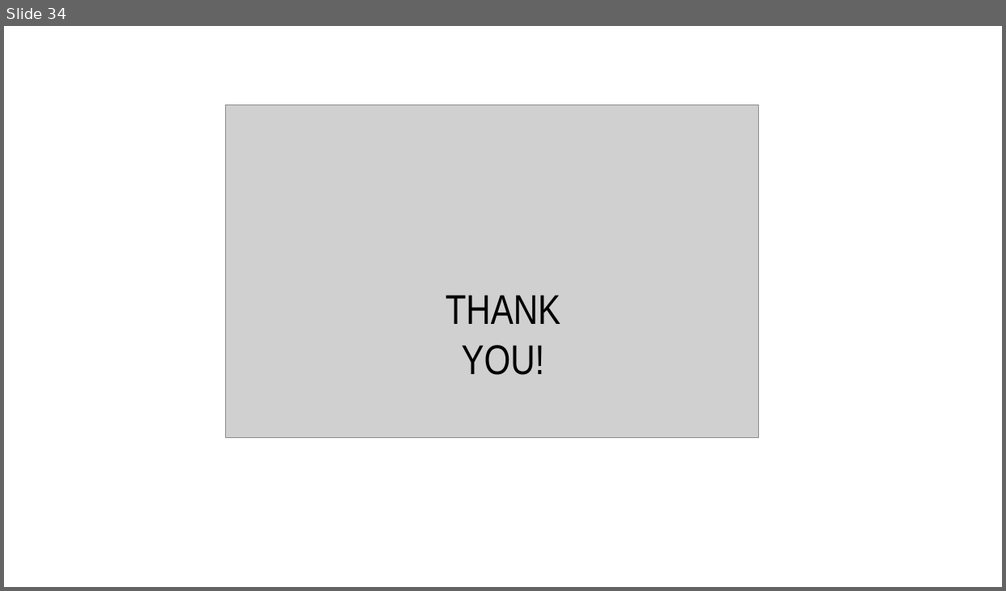
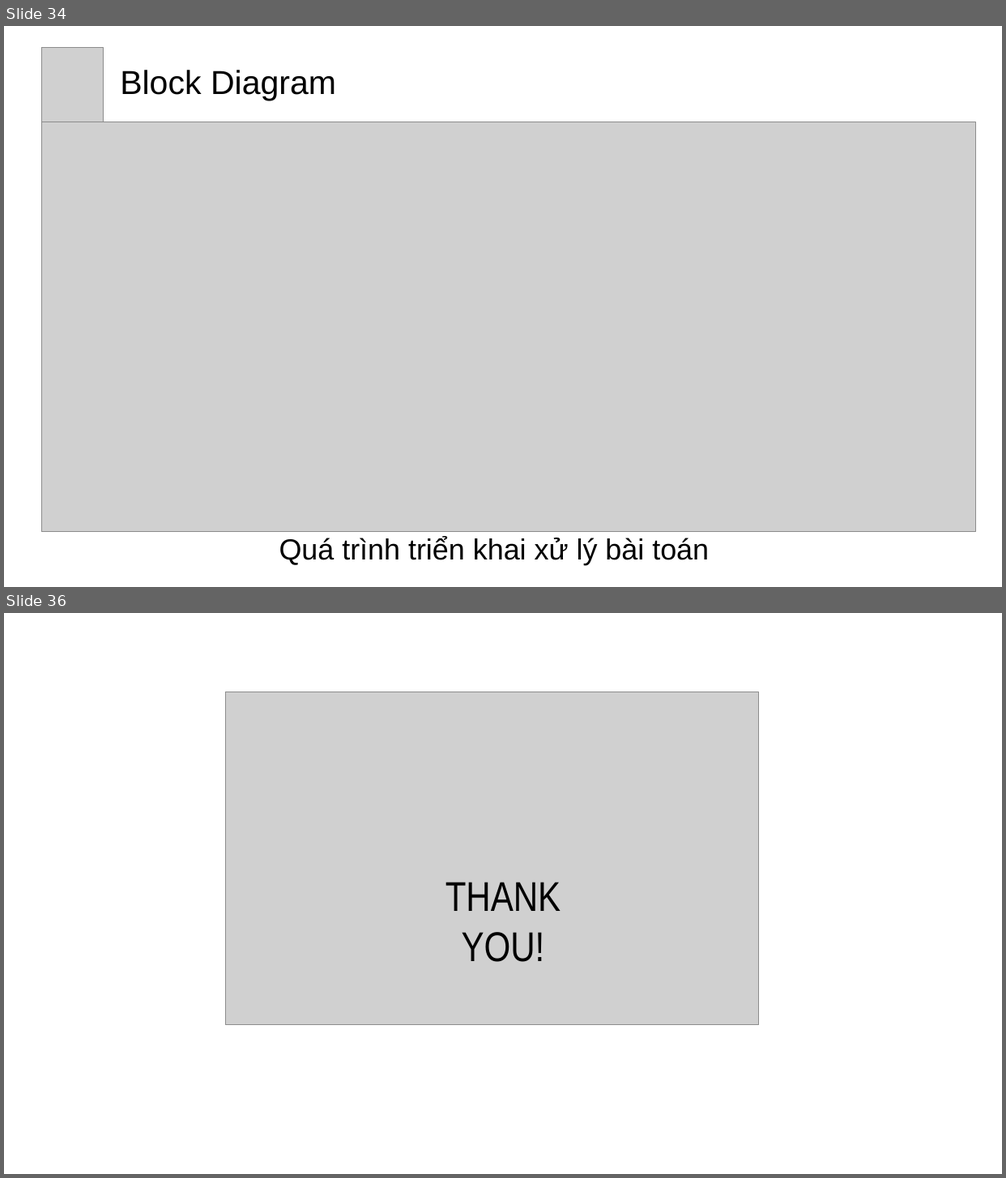
Before and after one commit to canqpham/machine_learning, a slide deck: EndReport-Male-slide.pptx. Shown one above the other, each under a label of ours: slide 34 before the commit, slides 34 and 36 after it; the slides between them are not shown. The pictures are 1006x591 and 1006x1178 pixels, drawn with LibreOffice and Linux fonts; fonts in the diff are those of the drawing; grey boxes stand for pictures. Boxes give left, top, right and bottom in pixels: in the first picture for what was removed or moved away, otherwise in the second. Text is boxed around its words. In the diff, an @@ line names an element or a change of style, - is before the commit and + after.

```diff
--- a/EndReport-Male-slide.pptx
+++ b/EndReport-Male-slide.pptx
@@ slide 34 added at (4, 26, 1002, 587), background #FFFFFF @@
@@ picture added at (41, 48, 104, 122) @@
@@ text added at (120, 70, 336, 101), 32 pt, text #000000 @@
+Block Diagram
@@ picture added at (41, 122, 976, 532) @@
@@ text added at (279, 537, 709, 565), 28 pt, text #000000 @@
+Quá trình triển khai xử lý bài toán
@@ what was slide 34 is now slide 36 @@
```
Also in this commit, not shown: 6 slides changed, 1 other slide added.
